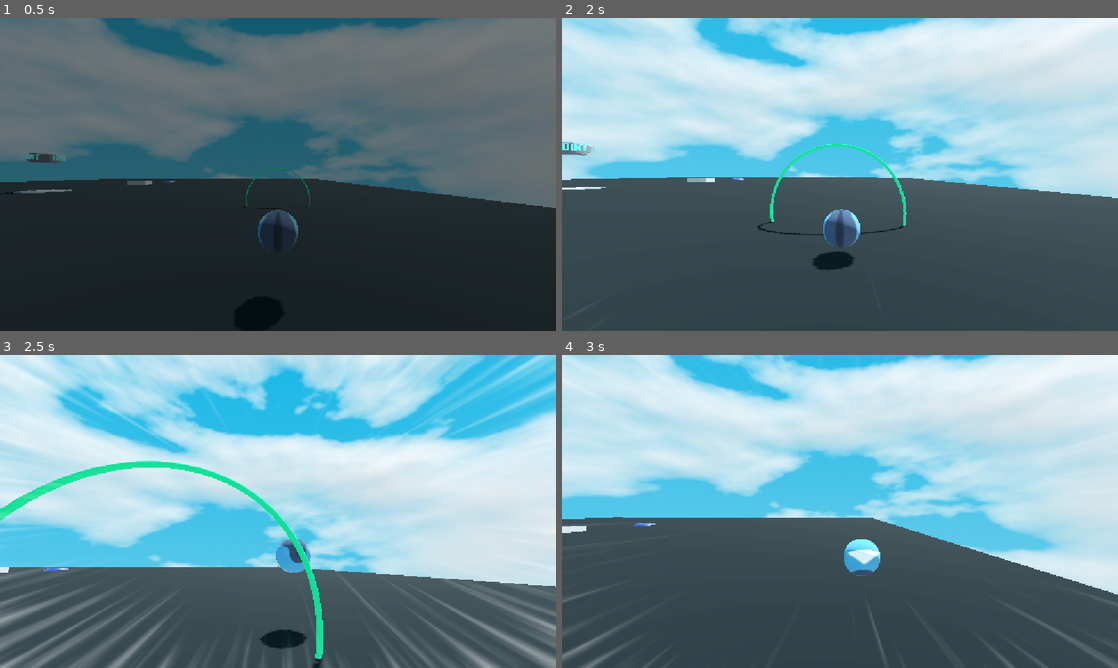
Above: before the commit, frames 1-4 (two rows, left to right).
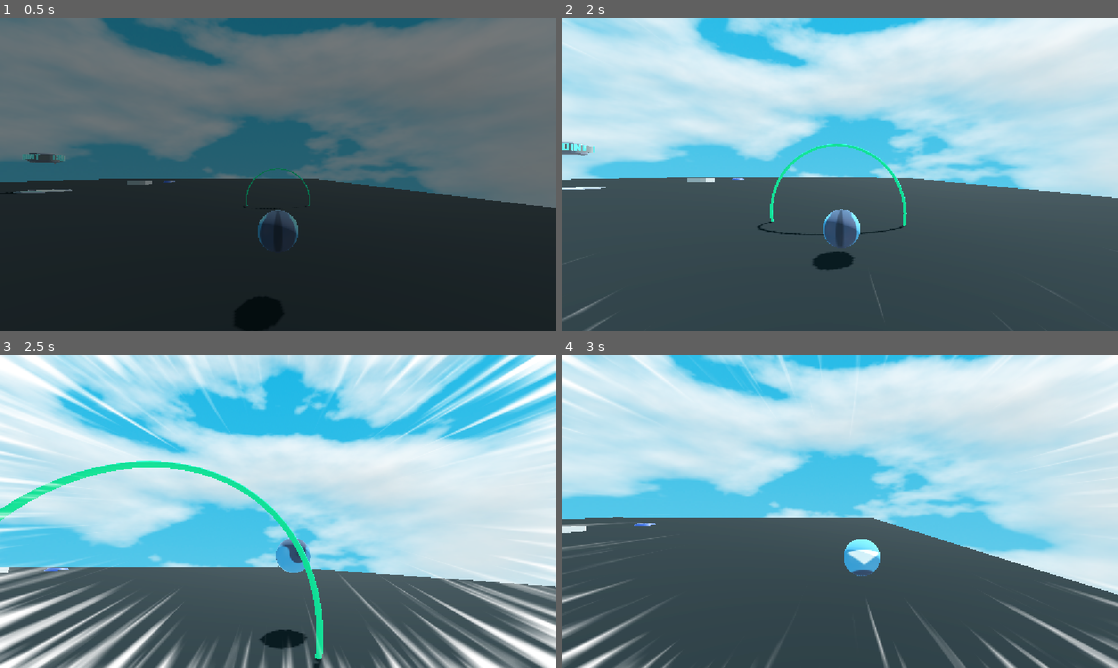
Above: after the commit, the same moments.

Repository: ddon-dev/tiki-boost
Game: Godot game, scene res://scenes/levels/Proto.tscn
Two runs of this game, one before a commit and one after it. Both use one fixed random seed, a clock stepped at 60 frames per second and the inputs below. The engine's default icon, where the game draws it, is replaced by a stand-in: a white triangle on a blue panel in a dark square. Sound files missing from this copy of the repository are replaced by a short silence.
Inputs (mouse positions are in pixels of both pictures, inside the frame that each line leads up to):
- Up to frame 1 (0.5 s): no input
- Up to frame 2 (2 s): tap Enter at 0.5 s; move the mouse to (867, 174) at 0.52 s; hold W (forward) from 0.53 s (still down); click (867, 174) at 0.6 s; click (867, 174) at 0.77 s; click (867, 174) at 1.07 s; move the mouse to (812, 174) at 1.27 s; tap F at 1.35 s; click (812, 174) at 1.52 s; click (812, 174) at 1.55 s; click (812, 174) at 1.82 s
- Up to frame 3 (2.5 s): move the mouse to (333, 442) at 2.02 s; release W (forward) at 2.03 s; hold D (right) from 2.03 s (still down); tap Space at 2.1 s; click (333, 442) at 2.3 s
- Up to frame 4 (3 s): move the mouse to (834, 517) at 2.77 s; release D (right) at 2.78 s; hold W (forward) from 2.78 s (still down); click (834, 517) at 2.85 s

Frame 1 is identical in both runs. In frame 2, less than 0.1% of the frame differs, in the area x 0-58%, y 0-100%; in frame 3, 13%, in the area x 0-100%, y 0-100%; in frame 4, 2.5%.
Error after the commit: Attempt to call function 'fade_in' in base 'null instance' on a null instance. (res://scripts/levels/level_manager.gd:17)

Commit message:
Added missing script updates to Boost Rings and Death Zones. Changed Death Zones debug color to red. Modified Tutorial Levels to allow for 'skips'. Added proper level transitions. Added Tutorials to the Level Select screen.

Diff:
--- a/scenes/levels/Level_01.tscn
+++ b/scenes/levels/Level_01.tscn
@@ -34,15 +34,16 @@
 environment = SubResource("Environment_10xc4")
 
 [node name="Sun" type="DirectionalLight3D" parent="Environment"]
-transform = Transform3D(-0.8660254, -0.43301278, 0.25, 0, 0.49999997, 0.86602545, -0.50000006, 0.75, -0.43301266, 0, 0, 0)
+transform = Transform3D(-0.8660254, -0.43301278, 0.25, 0, 0.49999997, 0.86602545, -0.50000006, 0.75, -0.43301266, 0, 0, -4.7000003)
 shadow_enabled = true
 
 [node name="Objects" type="Node3D" parent="Environment"]
 
 [node name="FinishPoint" parent="Environment/Objects" instance=ExtResource("2_xokhc")]
-transform = Transform3D(1, 0, 0, 0, 1, 0, 0, 0, 1, 0, -0.4208498, -16)
+transform = Transform3D(1, 0, 0, 0, 1, 0, 0, 0, 1, 0, -0.4208498, -25.5)
 
 [node name="DeathZone" parent="Environment/Objects" instance=ExtResource("3_hhyrm")]
+transform = Transform3D(1, 0, 0, 0, 1, 0, 0, 0, 1, 0, 0, -4.7000003)
 
 [node name="Terrain" type="Node3D" parent="Environment"]
 
@@ -52,26 +53,26 @@
 collision_mask = 0
 
 [node name="CSGCylinder3D" type="CSGCylinder3D" parent="Environment/Terrain/CSGCombiner3D"]
-transform = Transform3D(1, 0, 0, 0, 1, 0, 0, 0, 1, 0, -1, 64)
+transform = Transform3D(1, 0, 0, 0, 1, 0, 0, 0, 1, 0, -1, 81.40349)
 radius = 6.0
 height = 1.0
 sides = 32
 material = ExtResource("5_5mpa8")
 
 [node name="CSGBox3D" type="CSGBox3D" parent="Environment/Terrain/CSGCombiner3D"]
-transform = Transform3D(1, 0, 0, 0, 1, 0, 0, 0, 1, 0, -1, 48)
-size = Vector3(12, 1, 32)
+transform = Transform3D(1, 0, 0, 0, 1, 0, 0, 0, 1, 0, -1, 58.5)
+size = Vector3(12, 1, 45)
 material = ExtResource("5_5mpa8")
 
 [node name="CSGCylinder3D2" type="CSGCylinder3D" parent="Environment/Terrain/CSGCombiner3D"]
-transform = Transform3D(1, 0, 0, 0, 1, 0, 0, 0, 1, 0, -1, 32)
+transform = Transform3D(1, 0, 0, 0, 1, 0, 0, 0, 1, 0, -1, 36)
 radius = 6.0
 height = 1.0
 sides = 32
 material = ExtResource("5_5mpa8")
 
 [node name="CSGCylinder3D" type="CSGCylinder3D" parent="Environment/Terrain"]
-transform = Transform3D(1, 0, 0, 0, 1, 0, 0, 0, 1, 0, -1, -16)
+transform = Transform3D(1, 0, 0, 0, 1, 0, 0, 0, 1, 0, -1, -25.5)
 use_collision = true
 collision_layer = 2
 collision_mask = 0
@@ -81,7 +82,7 @@
 material = ExtResource("5_5mpa8")
 
 [node name="CSGCylinder3D2" type="CSGCylinder3D" parent="Environment/Terrain"]
-transform = Transform3D(1, 0, 0, 0, 1, 0, 0, 0, 1, -9, -1, 10)
+transform = Transform3D(1, 0, 0, 0, 1, 0, 0, 0, 1, -9, -1, 5.2999997)
 use_collision = true
 collision_layer = 2
 collision_mask = 0
@@ -91,7 +92,7 @@
 material = ExtResource("5_5mpa8")
 
 [node name="CSGCylinder3D3" type="CSGCylinder3D" parent="Environment/Terrain"]
-transform = Transform3D(1, 0, 0, 0, 1, 0, 0, 0, 1, 9, -1, -1)
+transform = Transform3D(1, 0, 0, 0, 1, 0, 0, 0, 1, 0.6999998, -1, -9.8)
 use_collision = true
 collision_layer = 2
 collision_mask = 0
@@ -111,13 +112,15 @@
 material = ExtResource("5_5mpa8")
 
 [node name="Player" parent="." instance=ExtResource("4_xokhc")]
+transform = Transform3D(1, 0, 0, 0, 1, 0, 0, 0, 1, 0, 0, -4.7000003)
 
 [node name="SpawnPosition" type="Marker3D" parent="."]
-transform = Transform3D(1, 0, 0, 0, 1, 0, 0, 0, 1, 0, 2, 64)
+transform = Transform3D(1, 0, 0, 0, 1, 0, 0, 0, 1, 0, 2, 81.40349)
 
 [node name="UI" type="CanvasLayer" parent="."]
 
 [node name="SceneTransition" parent="UI" instance=ExtResource("7_c83vx")]
+unique_name_in_owner = true
 
 [node name="ProtoWinScreen" parent="UI" instance=ExtResource("8_5dpfh")]
 visible = false
--- a/scenes/levels/Level_02.tscn
+++ b/scenes/levels/Level_02.tscn
@@ -55,7 +55,7 @@
 transform = Transform3D(1, 0, 0, 0, 1, 0, 0, 0, 1, -15, 0, 29)
 
 [node name="FinishPoint" parent="Environment/Objects" instance=ExtResource("3_vvr1n")]
-transform = Transform3D(1, 0, 0, 0, 1, 0, 0, 0, 1, 0, -0.4208498, -16)
+transform = Transform3D(1, 0, 0, 0, 1, 0, 0, 0, 1, 0, -0.4208498, -18)
 
 [node name="DeathZone" parent="Environment/Objects" instance=ExtResource("4_ivapw")]
 
@@ -94,7 +94,7 @@
 material = ExtResource("5_juc02")
 
 [node name="CSGCylinder3D" type="CSGCylinder3D" parent="Environment/Terrain"]
-transform = Transform3D(1, 0, 0, 0, 1, 0, 0, 0, 1, 0, -1, -16)
+transform = Transform3D(1, 0, 0, 0, 1, 0, 0, 0, 1, 0, -1, -18)
 use_collision = true
 collision_layer = 2
 collision_mask = 0
@@ -104,7 +104,7 @@
 material = ExtResource("5_juc02")
 
 [node name="CSGCylinder3D2" type="CSGCylinder3D" parent="Environment/Terrain"]
-transform = Transform3D(1, 0, 0, 0, 1, 0, 0, 0, 1, -9, -1, 0)
+transform = Transform3D(1, 0, 0, 0, 1, 0, 0, 0, 1, -9, -1, 1.2018375)
 use_collision = true
 collision_layer = 2
 collision_mask = 0
@@ -142,6 +142,7 @@
 [node name="UI" type="CanvasLayer" parent="."]
 
 [node name="SceneTransition" parent="UI" instance=ExtResource("7_folmu")]
+unique_name_in_owner = true
 
 [node name="ProtoWinScreen" parent="UI" instance=ExtResource("8_8ccjp")]
 visible = false
--- a/scenes/levels/Level_03.tscn
+++ b/scenes/levels/Level_03.tscn
@@ -64,6 +64,7 @@
 
 [node name="MovingPlatform" parent="Environment/Objects" instance=ExtResource("6_gmvll")]
 transform = Transform3D(1, 0, 0, 0, 1, 0, 0, 0, 1, 13, -1, -22)
+move_duration = 3.8
 move_direction = 4
 move_distance = 32
 
@@ -184,6 +185,7 @@
 [node name="UI" type="CanvasLayer" parent="."]
 
 [node name="SceneTransition" parent="UI" instance=ExtResource("7_qs6ra")]
+unique_name_in_owner = true
 metadata/_edit_use_anchors_ = true
 
 [node name="ProtoWinScreen" parent="UI" instance=ExtResource("8_x5lii")]
--- /dev/null
+++ b/scenes/levels/Level_04.tscn
@@ -0,0 +1,91 @@
+[gd_scene load_steps=15 format=3 uid="uid://c4xorc2vrdtev"]
+
+[ext_resource type="Script" uid="uid://dyix8qechqxhm" path="res://scripts/levels/level_04.gd" id="1_dn1an"]
+[ext_resource type="Script" uid="uid://b8fx2gpqpf8tp" path="res://scripts/levels/level_manager.gd" id="2_y4fcd"]
+[ext_resource type="Texture2D" uid="uid://brrjqum3ry1jw" path="res://assets/art/skyboxes/skybox1.png" id="3_qrwky"]
+[ext_resource type="PackedScene" uid="uid://1tjylehjm63n" path="res://scenes/objects/DeathZone.tscn" id="4_bh6y1"]
+[ext_resource type="PackedScene" uid="uid://bguscvtdsubse" path="res://scenes/player/Player.tscn" id="5_fcxuc"]
+[ext_resource type="PackedScene" uid="uid://dips56jowu6et" path="res://scenes/ui/SceneTransition.tscn" id="6_m4rvq"]
+[ext_resource type="PackedScene" uid="uid://c5teqd0w4tca1" path="res://scenes/ui/menus/ProtoWinScreen.tscn" id="7_itf7o"]
+[ext_resource type="PackedScene" uid="uid://bi3f5qubdhed3" path="res://scenes/ui/menus/PauseMenu.tscn" id="8_5mqba"]
+[ext_resource type="AudioStream" uid="uid://bjw4hoqt5hxkt" path="res://assets/audio/music/boogie - joyful, frozy, zachz winner.ogg" id="9_b3ata"]
+[ext_resource type="Script" uid="uid://druqdf0m635aj" path="res://scripts/ui/music.gd" id="10_d478c"]
+
+[sub_resource type="StandardMaterial3D" id="StandardMaterial3D_ndtll"]
+albedo_color = Color(0.08969059, 0.60884863, 0.3590096, 1)
+metallic_specular = 1.0
+roughness = 0.2
+normal_scale = -16.0
+refraction_enabled = true
+
+[sub_resource type="PanoramaSkyMaterial" id="PanoramaSkyMaterial_7h2jl"]
+panorama = ExtResource("3_qrwky")
+
+[sub_resource type="Sky" id="Sky_bij1w"]
+sky_material = SubResource("PanoramaSkyMaterial_7h2jl")
+
+[sub_resource type="Environment" id="Environment_mqh5v"]
+background_mode = 2
+sky = SubResource("Sky_bij1w")
+tonemap_mode = 2
+glow_enabled = true
+
+[node name="Level4" type="Node3D"]
+script = ExtResource("1_dn1an")
+
+[node name="LevelManager" type="Node" parent="."]
+unique_name_in_owner = true
+script = ExtResource("2_y4fcd")
+
+[node name="Environment" type="Node3D" parent="."]
+
+[node name="Stage" type="Node3D" parent="Environment"]
+
+[node name="Ground" type="CSGBox3D" parent="Environment/Stage"]
+transform = Transform3D(1.5, 0, 0, 0, 1, 0, 0, 0, 1, 0.22241211, 31.020111, -12.92583)
+material_override = SubResource("StandardMaterial3D_ndtll")
+use_collision = true
+collision_layer = 2
+collision_mask = 0
+size = Vector3(8, 0.4, 36.70378)
+
+[node name="WorldEnvironment" type="WorldEnvironment" parent="Environment"]
+environment = SubResource("Environment_mqh5v")
+
+[node name="Sun" type="DirectionalLight3D" parent="Environment"]
+transform = Transform3D(-0.8660254, -0.43301278, 0.25, 0, 0.49999997, 0.86602545, -0.50000006, 0.75, -0.43301266, 0, 0, 0)
+shadow_enabled = true
+
+[node name="DeathZone" parent="Environment" instance=ExtResource("4_bh6y1")]
+
+[node name="Player" parent="." instance=ExtResource("5_fcxuc")]
+transform = Transform3D(1, 0, 0, 0, 1, 0, 0, 0, 1, 8.086801, 0, 12.906026)
+
+[node name="SpawnPosition" type="Marker3D" parent="."]
+transform = Transform3D(1, 0, 0, 0, 1, 0, 0, 0, 1, 0, 32.965042, 0)
+
+[node name="UI" type="CanvasLayer" parent="."]
+
+[node name="SceneTransition" parent="UI" instance=ExtResource("6_m4rvq")]
+unique_name_in_owner = true
+metadata/_edit_use_anchors_ = true
+
+[node name="ProtoWinScreen" parent="UI" instance=ExtResource("7_itf7o")]
+visible = false
+modulate = Color(1, 1, 1, 0)
+
+[node name="PauseMenu" parent="UI" instance=ExtResource("8_5mqba")]
+
+[node name="Audio" type="Node" parent="."]
+process_mode = 3
+
+[node name="Music" type="AudioStreamPlayer" parent="Audio"]
+unique_name_in_owner = true
+stream = ExtResource("9_b3ata")
+volume_db = -25.0
+autoplay = true
+bus = &"Music"
+script = ExtResource("10_d478c")
+fade_in_target = 0.3
+fade_in_time = 1.0
+fade_out_time = 7
--- a/scenes/levels/StageHandler.tscn
+++ b/scenes/levels/StageHandler.tscn
@@ -4,5 +4,5 @@
 
 [node name="StageHandler" type="Node"]
 script = ExtResource("1_srffu")
-level_paths = Array[String](["uid://r5802t4ayrt0"])
+level_paths = Array[String](["uid://v8aba8e4rxts", "uid://d2n2p5hgeocs0", "uid://c4lehq0yxrjve", "uid://c4xorc2vrdtev"])
 main_menu = "uid://dh6qat532gkdc"
--- a/scenes/ui/MainMenu.tscn
+++ /dev/null
@@ -1,263 +0,0 @@
-[gd_scene load_steps=10 format=3 uid="uid://dpnr4eyhsqvan"]
-
-[ext_resource type="Script" uid="uid://dndkv03yk8wya" path="res://scripts/ui/menus/main_menu.gd" id="1_2ysvc"]
-[ext_resource type="Texture2D" uid="uid://bup8l41f00ub0" path="res://assets/art/ui/title_small.png" id="1_vjtqc"]
-[ext_resource type="AudioStream" uid="uid://c2sx68vhfkwvj" path="res://assets/audio/sfx/ui/button_pressed.ogg" id="2_2ysvc"]
-[ext_resource type="Theme" uid="uid://dg0bxpr4spgob" path="res://assets/themes/menu_theme.tres" id="2_6jbdy"]
-[ext_resource type="PackedScene" uid="uid://dips56jowu6et" path="res://scenes/ui/SceneTransition.tscn" id="2_bhu4a"]
-[ext_resource type="AudioStream" uid="uid://btk3vkog5moeq" path="res://assets/audio/music/StarEye Spaceway - ViRiX Dreamcore .ogg" id="2_xpiny"]
-[ext_resource type="Script" uid="uid://druqdf0m635aj" path="res://scripts/ui/music.gd" id="4_7mi0g"]
-[ext_resource type="Script" uid="uid://dy3ssm4oq5te1" path="res://scripts/ui/settings/settings_menu.gd" id="7_e2per"]
-[ext_resource type="Script" uid="uid://dc1o2upchel7g" path="res://scripts/ui/settings/audio_settings.gd" id="9_nqjyj"]
-
-[node name="MainMenu" type="Control" node_paths=PackedStringArray("scene_transition", "sfx_pressed")]
-process_mode = 3
-layout_mode = 3
-anchors_preset = 15
-anchor_right = 1.0
-anchor_bottom = 1.0
-grow_horizontal = 2
-grow_vertical = 2
-script = ExtResource("1_2ysvc")
-scene_transition = NodePath("SceneTransition")
-sfx_pressed = NodePath("Sound/ButtonPressedSFX")
-
-[node name="SceneTransition" parent="." instance=ExtResource("2_bhu4a")]
-layout_mode = 1
-
-[node name="Sound" type="Node" parent="."]
-
-[node name="Music" type="AudioStreamPlayer" parent="Sound"]
-stream = ExtResource("2_xpiny")
-volume_db = -25.0
-bus = &"Music"
-script = ExtResource("4_7mi0g")
-
-[node name="ButtonPressedSFX" type="AudioStreamPlayer" parent="Sound"]
-stream = ExtResource("2_2ysvc")
-volume_db = -6.0
-bus = &"SFX"
-
-[node name="MarginContainer" type="MarginContainer" parent="."]
-layout_mode = 1
-anchors_preset = 15
-anchor_right = 1.0
-anchor_bottom = 1.0
-grow_horizontal = 2
-grow_vertical = 2
-mouse_filter = 2
-theme_override_constants/margin_left = 10
-theme_override_constants/margin_top = 10
-theme_override_constants/margin_right = 10
-theme_override_constants/margin_bottom = 10
-metadata/_edit_use_anchors_ = true
-
-[node name="BoxContainer" type="BoxContainer" parent="MarginContainer"]
-layout_mode = 2
-mouse_filter = 2
-metadata/_edit_use_anchors_ = true
-
-[node name="InitMenu" type="VBoxContainer" parent="MarginContainer/BoxContainer"]
-unique_name_in_owner = true
-layout_mode = 2
-size_flags_horizontal = 6
-size_flags_vertical = 4
-mouse_filter = 2
-theme_override_constants/separation = 55
-
-[node name="Title" type="TextureRect" parent="MarginContainer/BoxContainer/InitMenu"]
-layout_mode = 2
-texture = ExtResource("1_vjtqc")
-
-[node name="MenuOptions" type="VBoxContainer" parent="MarginContainer/BoxContainer/InitMenu"]
-layout_mode = 2
-theme = ExtResource("2_6jbdy")
-theme_override_constants/separation = 10
-
-[node name="StartGame" type="Button" parent="MarginContainer/BoxContainer/InitMenu/MenuOptions"]
-unique_name_in_owner = true
-layout_mode = 2
-size_flags_horizontal = 4
-text = "Start Game"
-flat = true
-
-[node name="LevelSelect" type="Button" parent="MarginContainer/BoxContainer/InitMenu/MenuOptions"]
-unique_name_in_owner = true
-layout_mode = 2
-size_flags_horizontal = 4
-text = "Level Select"
-flat = true
-
-[node name="Customize" type="Button" parent="MarginContainer/BoxContainer/InitMenu/MenuOptions"]
-unique_name_in_owner = true
-layout_mode = 2
-size_flags_horizontal = 4
-text = "Customize"
-flat = true
-
-[node name="Settings" type="Button" parent="MarginContainer/BoxContainer/InitMenu/MenuOptions"]
-unique_name_in_owner = true
-layout_mode = 2
-size_flags_horizontal = 4
-text = "Settings"
-flat = true
-
-[node name="ExitGame" type="Button" parent="MarginContainer/BoxContainer/InitMenu/MenuOptions"]
-unique_name_in_owner = true
-layout_mode = 2
-size_flags_horizontal = 4
-text = "Exit Game"
-flat = true
-
-[node name="SettingsMenu" type="VBoxContainer" parent="MarginContainer/BoxContainer" node_paths=PackedStringArray("sfx_pressed", "prev_menu")]
-unique_name_in_owner = true
-visible = false
-layout_mode = 2
-size_flags_horizontal = 6
-size_flags_vertical = 4
-theme = ExtResource("2_6jbdy")
-theme_override_constants/separation = 42
-script = ExtResource("7_e2per")
-sfx_pressed = NodePath("../../../Sound/ButtonPressedSFX")
-prev_menu = NodePath("../InitMenu")
-
-[node name="Settings" type="Label" parent="MarginContainer/BoxContainer/SettingsMenu"]
-layout_mode = 2
-size_flags_horizontal = 4
-theme_override_font_sizes/font_size = 62
-text = "Settings"
-horizontal_alignment = 1
-
-[node name="GraphicsSettings" type="VBoxContainer" parent="MarginContainer/BoxContainer/SettingsMenu"]
-layout_mode = 2
-size_flags_vertical = 3
-theme_override_constants/separation = 25
-
-[node name="Graphics" type="Label" parent="MarginContainer/BoxContainer/SettingsMenu/GraphicsSettings"]
-layout_mode = 2
-theme_override_font_sizes/font_size = 45
-text = "Graphics"
-horizontal_alignment = 1
-
-[node name="Settings" type="VBoxContainer" parent="MarginContainer/BoxContainer/SettingsMenu/GraphicsSettings"]
-layout_mode = 2
-size_flags_horizontal = 0
-size_flags_vertical = 4
-
-[node name="Resolution" type="HBoxContainer" parent="MarginContainer/BoxContainer/SettingsMenu/GraphicsSettings/Settings"]
-layout_mode = 2
-size_flags_horizontal = 0
-size_flags_vertical = 4
-
-[node name="Resolution" type="Label" parent="MarginContainer/BoxContainer/SettingsMenu/GraphicsSettings/Settings/Resolution"]
-custom_minimum_size = Vector2(300, 0)
-layout_mode = 2
-theme_override_font_sizes/font_size = 32
-text = "Resolution"
-
-[node name="SetRes" type="OptionButton" parent="MarginContainer/BoxContainer/SettingsMenu/GraphicsSettings/Settings/Resolution"]
-unique_name_in_owner = true
-layout_mode = 2
-size_flags_horizontal = 8
-
-[node name="ScreenMode" type="HBoxContainer" parent="MarginContainer/BoxContainer/SettingsMenu/GraphicsSettings/Settings"]
-layout_mode = 2
-size_flags_vertical = 4
-
-[node name="ScreenMode" type="Label" parent="MarginContainer/BoxContainer/SettingsMenu/GraphicsSettings/Settings/ScreenMode"]
-custom_minimum_size = Vector2(300, 0)
-layout_mode = 2
-size_flags_horizontal = 0
-theme_override_font_sizes/font_size = 32
-text = "Screen Mode"
-
-[node name="SetMode" type="OptionButton" parent="MarginContainer/BoxContainer/SettingsMenu/GraphicsSettings/Settings/ScreenMode"]
-layout_mode = 2
-size_flags_horizontal = 8
-
-[node name="AudioSettings" type="VBoxContainer" parent="MarginContainer/BoxContainer/SettingsMenu" node_paths=PackedStringArray("sfx_pressed")]
-layout_mode = 2
-size_flags_horizontal = 4
-size_flags_vertical = 4
-theme_override_constants/separation = 25
-script = ExtResource("9_nqjyj")
-sfx_pressed = NodePath("../../../../Sound/ButtonPressedSFX")
-
-[node name="Audio" type="Label" parent="MarginContainer/BoxContainer/SettingsMenu/AudioSettings"]
-layout_mode = 2
-theme_override_font_sizes/font_size = 45
-text = "Audio"
-horizontal_alignment = 1
-
-[node name="Settings" type="VBoxContainer" parent="MarginContainer/BoxContainer/SettingsMenu/AudioSettings"]
-custom_minimum_size = Vector2(300, 0)
-layout_mode = 2
-
-[node name="MasterSettings" type="HBoxContainer" parent="MarginContainer/BoxContainer/SettingsMenu/AudioSettings/Settings"]
-layout_mode = 2
-size_flags_horizontal = 0
-
-[node name="Master" type="Label" parent="MarginContainer/BoxContainer/SettingsMenu/AudioSettings/Settings/MasterSettings"]
-custom_minimum_size = Vector2(300, 0)
-layout_mode = 2
-theme_override_font_sizes/font_size = 32
-text = "Master"
-
-[node name="MasterLevel" type="HSlider" parent="MarginContainer/BoxContainer/SettingsMenu/AudioSettings/Settings/MasterSettings"]
-unique_name_in_owner = true
-custom_minimum_size = Vector2(200, 0)
-layout_mode = 2
-size_flags_horizontal = 4
-size_flags_vertical = 4
-max_value = 1.0
-step = 0.01
-
-[node name="MusicSettings" type="HBoxContainer" parent="MarginContainer/BoxContainer/SettingsMenu/AudioSettings/Settings"]
-layout_mode = 2
-size_flags_horizontal = 0
-
-[node name="Music" type="Label" parent="MarginContainer/BoxContainer/SettingsMenu/AudioSettings/Settings/MusicSettings"]
-custom_minimum_size = Vector2(300, 0)
-layout_mode = 2
-theme_override_font_sizes/font_size = 32
-text = "Music"
-
-[node name="MusicLevel" type="HSlider" parent="MarginContainer/BoxContainer/SettingsMenu/AudioSettings/Settings/MusicSettings"]
-unique_name_in_owner = true
-custom_minimum_size = Vector2(200, 0)
-layout_mode = 2
-size_flags_horizontal = 4
-size_flags_vertical = 4
-max_value = 1.0
-step = 0.01
-
-[node name="SFXSettings" type="HBoxContainer" parent="MarginContainer/BoxContainer/SettingsMenu/AudioSettings/Settings"]
-layout_mode = 2
-size_flags_horizontal = 0
-
-[node name="SFX" type="Label" parent="MarginContainer/BoxContainer/SettingsMenu/AudioSettings/Settings/SFXSettings"]
-custom_minimum_size = Vector2(300, 0)
-layout_mode = 2
-size_flags_horizontal = 4
-theme_override_font_sizes/font_size = 32
-text = "SFX"
-
-[node name="SFXLevel" type="HSlider" parent="MarginContainer/BoxContainer/SettingsMenu/AudioSettings/Settings/SFXSettings"]
-unique_name_in_owner = true
-custom_minimum_size = Vector2(200, 0)
-layout_mode = 2
-size_flags_horizontal = 4
-size_flags_vertical = 4
-max_value = 1.0
-step = 0.01
-
-[node name="ReturnButton" type="VBoxContainer" parent="MarginContainer/BoxContainer/SettingsMenu"]
-layout_mode = 2
-size_flags_horizontal = 4
-size_flags_vertical = 4
-
-[node name="ApplySettings" type="Button" parent="MarginContainer/BoxContainer/SettingsMenu/ReturnButton"]
-unique_name_in_owner = true
-layout_mode = 2
-text = "Apply"
-flat = true
--- a/scenes/ui/SpeedLines.tscn
+++ b/scenes/ui/SpeedLines.tscn
@@ -15,8 +15,8 @@
 shader_parameter/line_color = Color(1, 1, 1, 1)
 shader_parameter/line_count = 1.30000001937156
 shader_parameter/line_density = 0.70000003325
-shader_parameter/line_faloff = 1.0
-shader_parameter/mask_size = 0.0
+shader_parameter/line_faloff = 0.400000019
+shader_parameter/mask_size = 0.1
 shader_parameter/mask_edge = 0.70000003325
 shader_parameter/animation_speed = 20.0
 
--- a/scenes/ui/menus/MainMenu.tscn
+++ b/scenes/ui/menus/MainMenu.tscn
@@ -287,7 +287,6 @@
 
 [node name="LevelSelectMenu" type="VBoxContainer" parent="LevelSelect" node_paths=PackedStringArray("sfx_pressed", "scene_transition", "menu_slide")]
 unique_name_in_owner = true
-visible = false
 layout_mode = 2
 theme_override_constants/separation = 40
 script = ExtResource("9_nqjyj")
--- a/scripts/levels/level_02.gd
+++ b/scripts/levels/level_02.gd
@@ -4,6 +4,7 @@
 @onready var moving_platform: MovingPlatform = $Environment/Objects/MovingPlatform
 
 func _ready() -> void:
+	get_tree().paused = false
 	platform_trigger.body_entered.connect(_platform_trigger_body_entered)
 
 func _platform_trigger_body_entered(body: Node3D) -> void:
--- /dev/null
+++ b/scripts/levels/level_04.gd
@@ -0,0 +1,13 @@
+extends Node3D
+
+# Scene Transition
+@export var scene_transition: Control
+
+# Audio
+@onready var menu_music: AudioStreamPlayer = %Music
+
+
+func _ready() -> void:
+	get_tree().paused = false
+	AudioServer.set_bus_effect_enabled(1,0,false)
+	menu_music.fade_in()
--- a/scripts/levels/level_manager.gd
+++ b/scripts/levels/level_manager.gd
@@ -4,11 +4,17 @@
 signal checkpoint_reached(position: Vector3)
 signal level_finished
 
+# Scene Transition
+@onready var scene_transition: Control = %SceneTransition
+
 var current_spawnpoint: Vector3 = Vector3.ZERO
 
 func _ready() -> void:
+	get_tree().paused = false
+	GameManager.canPause = true
+	AudioServer.set_bus_effect_enabled(1,0,false)
 	current_spawnpoint = $"../SpawnPosition".global_position
-
+	scene_transition.fade_in()
 	checkpoint_reached.connect(_checkpoint_reached)
 
 func _checkpoint_reached(position: Vector3) -> void:
--- a/scripts/objects/boost_ring.gd
+++ b/scripts/objects/boost_ring.gd
@@ -1,8 +1,14 @@
 extends Area3D
 
+# Ring Settings
+@export_category("Settings")
 @export var boost_speed: float = 40.0
 @export var boost_duration: float = 0.6
 @export var one_shot: bool = false
+
+# Audio
+@export_category("Audio")
+@export var sfx_boost: AudioStreamPlayer
 
 func _ready() -> void:
 	body_entered.connect(_on_body_entered)
@@ -23,6 +29,7 @@
 		var boost_dir: Vector3 = vel.normalized()
 
 		marble.apply_speed_boost(boost_dir, boost_speed, boost_duration)
+		sfx_boost.play()
 
 		if one_shot:
 			monitoring = false
--- a/scripts/objects/death_zone.gd
+++ b/scripts/objects/death_zone.gd
@@ -1,9 +1,13 @@
 extends Node3D
+
+# Audio
+@export var sfx_fall: AudioStreamPlayer
 
 @onready var level_manager: LevelManager = %LevelManager
 
 func _on_death_area_body_entered(body: Node3D) -> void:
 	if body is Marble:
 		var marble: Marble = body
+		sfx_fall.play()
 		marble.global_position = level_manager.current_spawnpoint
 		marble.reset_position()
--- a/scripts/objects/finish_point.gd
+++ b/scripts/objects/finish_point.gd
@@ -5,4 +5,5 @@
 func _on_finish_area_body_entered(body: Node3D) -> void:
 	if body is Marble:
 		level_manager.level_finished.emit()
+		GameManager.canPause = false
 		Input.set_mouse_mode(Input.MOUSE_MODE_VISIBLE)
--- a/scripts/player/marble.gd
+++ b/scripts/player/marble.gd
@@ -19,6 +19,7 @@
 # Audio
 @onready var sfx_rolling: AudioStreamPlayer3D = %RollingSFX
 @onready var sfx_land: AudioStreamPlayer3D = %LandSFX
+@onready var sfx_jump: AudioStreamPlayer3D = %JumpSFX
 
 @export_category("Sound")
 @export var min_volume: float = 0 # Linear, no db
@@ -80,6 +81,9 @@
 
 	if jump_buffer_timer.time_left > 0.0 && (ground_check_ray.is_colliding() || coyote_time_active):
 		_jump()
+		if !sfx_jump.playing:
+			sfx_jump.play()
+
 
 	# Speed Lines
 	var density = linear_velocity.length() * 0.030
--- a/scripts/ui/menus/ask_restart_level.gd
+++ b/scripts/ui/menus/ask_restart_level.gd
@@ -24,7 +24,6 @@
 	scene_transition.fade_out()
 	#menu_music.fade_out()
 	await sfx_pressed.finished
-	get_tree().paused = false
 	StageHandler.restart_level()
 
 func cancel():
--- a/scripts/ui/menus/level_select.gd
+++ b/scripts/ui/menus/level_select.gd
@@ -19,10 +19,17 @@
 
 func _ready() -> void:
 	return_menu.pressed.connect(go_back)
+	var internal_number: int = 0
 	var level_number: int = 1
+	var tut_number: int = 1
 	for level_path in StageHandler.level_paths:
 		var button = Button.new()
-		button.text = "Level %s" % level_number
+		if internal_number <=2:
+			button.text = "Tutorial %s" % tut_number
+			tut_number += 1
+		else:
+			button.text = "Level %s" % level_number
+			level_number += 1
 		button.flat = true
 		levels_container.add_child(button)
 		button.pressed.connect(func():
@@ -32,7 +39,7 @@
 			await sfx_pressed.finished
 			StageHandler.go_to_level(level_path)
 		)
-		level_number += 1
+		internal_number += 1
 
 func go_back():
 	sfx_pressed.play()
--- a/scripts/ui/proto_win_screen.gd
+++ b/scripts/ui/proto_win_screen.gd
@@ -32,8 +32,9 @@
 
 func _on_continue_button_pressed() -> void:
 	sfx_pressed.play()
+	scene_transition.fade_out()
 	await sfx_pressed.finished
-	pass
+	StageHandler.go_to_next_level()
 
 func _on_menu_button_pressed() -> void:
 	sfx_pressed.play()
Not shown, added: scripts/levels/level_04.gd.uid
